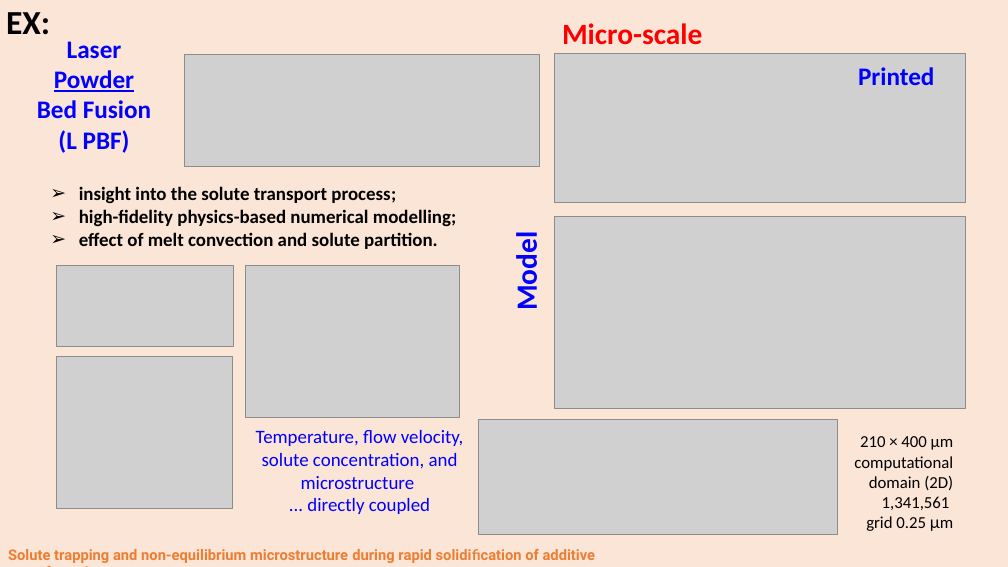
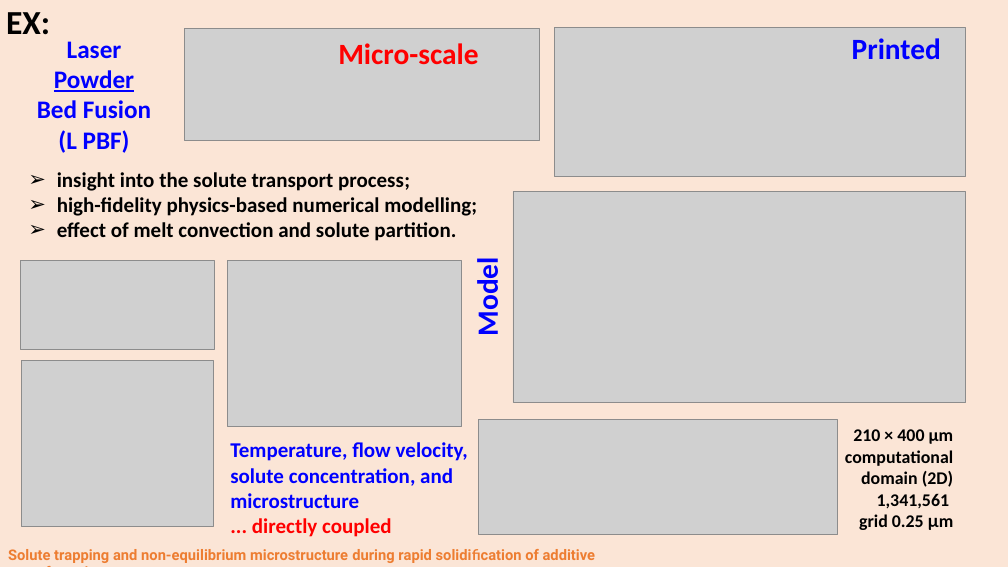
Before and after one commit to grossiRM/AM_FEG, a slide deck: slide 17 of Plano_V02_iii_AM_FEG/d_Topicos Especiais - Introducao a Manufatura Aditiva para Metais.pptx. Drawn at 1008x567 pixels with LibreOffice and Linux fonts; fonts in the diff are those of the drawing; grey boxes stand for pictures. Boxes give left, top, right and bottom in pixels: in the first picture for what was removed or moved away, otherwise in the second. Text is boxed around its words. In the diff, an @@ line names an element or a change of style, - is before the commit and + after.

```diff
--- a/Plano_V02_iii_AM_FEG/d_Topicos Especiais - Introducao a Manufatura Aditiva para Metais.pptx
+++ b/Plano_V02_iii_AM_FEG/d_Topicos Especiais - Introducao a Manufatura Aditiva para Metais.pptx
@@ text "EX:" rewrapped from (4,0,389,51) to (6,12,50,35) @@
@@ picture: place and size @@
-picture at (185,54,540,167)
+picture at (185,29,540,141)
@@ picture: place and size @@
-picture at (554,54,966,202)
+picture at (554,28,966,176)
@@ text "Printed": place and size @@
-text "Printed" at (858,67,934,85)
+text "Printed" at (852,38,941,60)
@@ text "Printed" at (852,38,941,60): size 24 to 28 pt @@
@@ text "Micro-scale": place and size @@
-text "Micro-scale" at (562,23,702,45)
+text "Micro-scale" at (338,43,478,65)
@@ text "insight into the solute transport ...": place and size @@
-text "insight into the solute transport ..." at (79,186,456,249)
+text "insight into the solute transport ..." at (57,172,477,241)
@@ text "insight into the solute transport ..." at (57,172,477,241): size 18 to 20 pt @@
@@ picture: place and size @@
-picture at (554,216,966,408)
+picture at (513,191,966,403)
@@ text "Model": place and size @@
-text "Model" at (509,239,545,308)
+text "Model" at (470,265,506,334)
@@ picture: place and size @@
-picture at (56,265,233,346)
+picture at (20,261,214,349)
@@ picture: place and size @@
-picture at (245,265,459,417)
+picture at (228,261,462,427)
@@ picture: place and size @@
-picture at (57,357,232,509)
+picture at (21,361,213,527)
@@ text "Temperature, flow velocity, solute concentration, ...": place and size @@
-text "Temperature, flow velocity, solute concentration, ..." at (256,430,464,514)
+text "Temperature, flow velocity, solute concentration, ..." at (230,442,468,537)
@@ text "Temperature, flow velocity, solute concentration, ..." at (230,442,468,537): size 18 to 20 pt, bold on; text colour #0000FF to #FF0000 in "... directly coupled"; alignment centre to left @@
@@ text "210 × 400 µm computational ...": place and size @@
-text "210 × 400 µm computational ..." at (854,436,954,531)
+text "210 × 400 µm computational ..." at (845,429,954,530)
@@ text "210 × 400 µm computational ..." at (845,429,954,530): size 16 to 17 pt, bold on @@
```
Also in this commit, not shown: 10 other slides changed, 1 other file.
